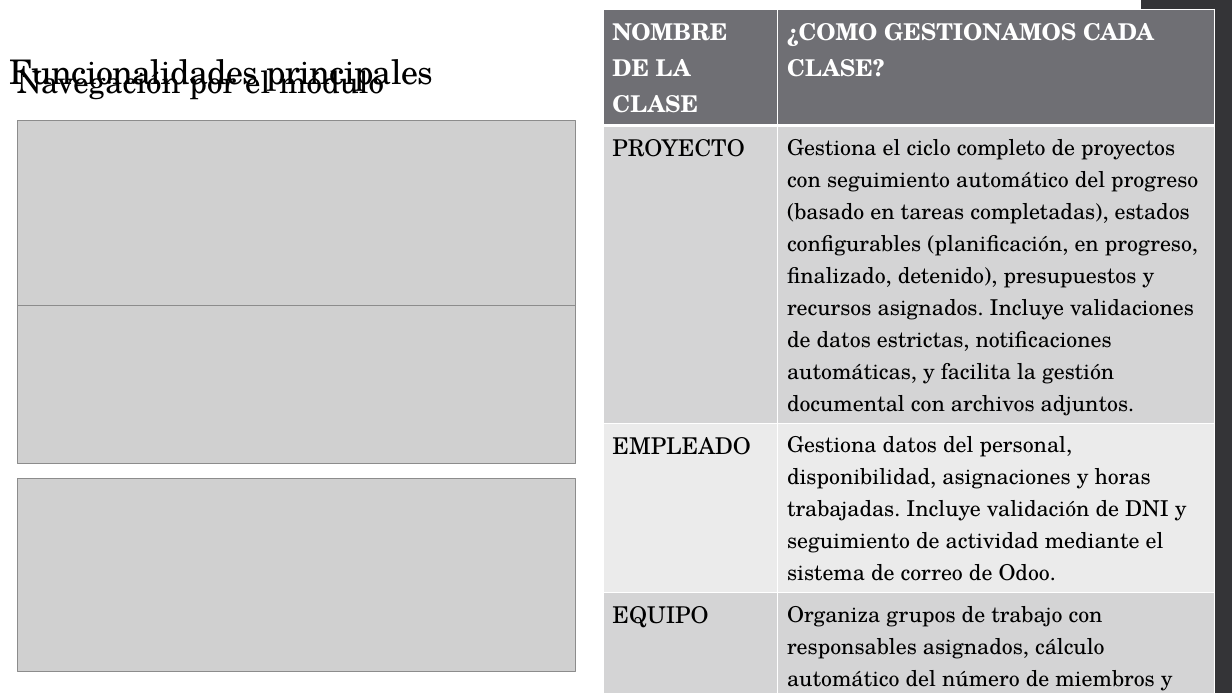
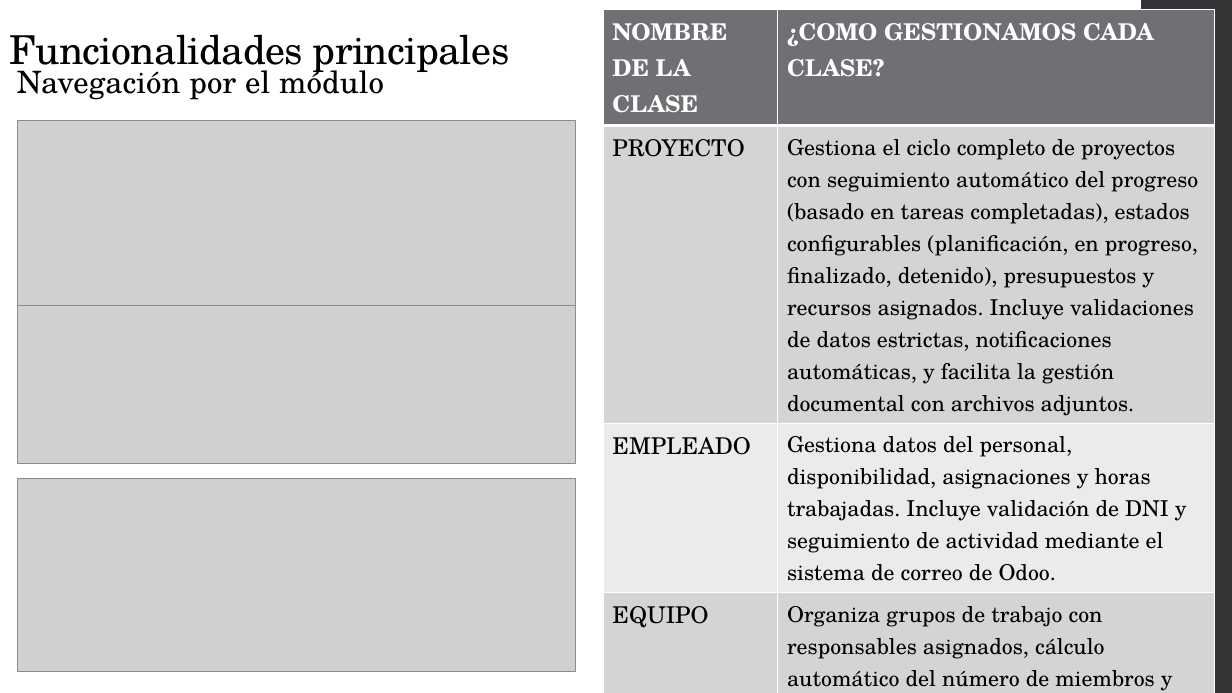
Before and after one commit to dagoes/CreativeMinds-AI, a slide deck: slide 5 of Documentation/PresentacionOdoo.pptx. Drawn at 1232x693 pixels with LibreOffice and Linux fonts; fonts in the diff are those of the drawing; grey boxes stand for pictures. Boxes give left, top, right and bottom in pixels: in the first picture for what was removed or moved away, otherwise in the second. Text is boxed around its words. In the diff, an @@ line names an element or a change of style, - is before the commit and + after.

```diff
--- a/Documentation/PresentacionOdoo.pptx
+++ b/Documentation/PresentacionOdoo.pptx
@@ title "Funcionalidades principales" at <box>9,34,510,76</box>: size 26.4 to 31 pt; line spacing 0.8 to 0.9 @@
```
Also in this commit, not shown: 3 other slides changed, 1 other file.
